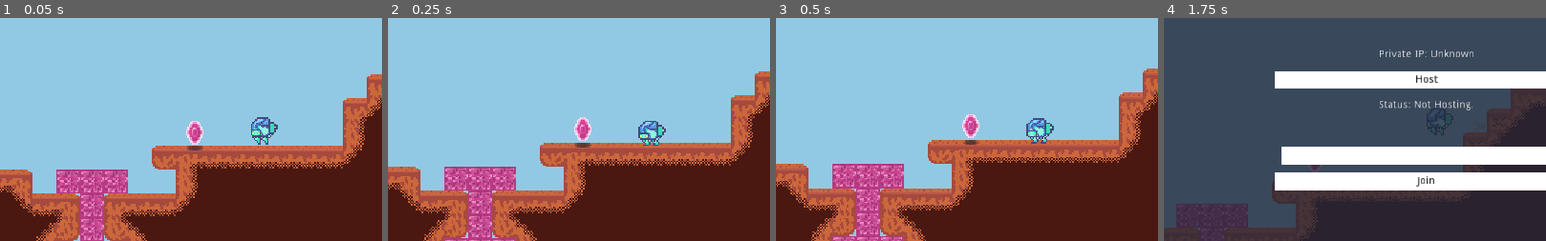
Above: before the commit, frames 1-4 (left to right).
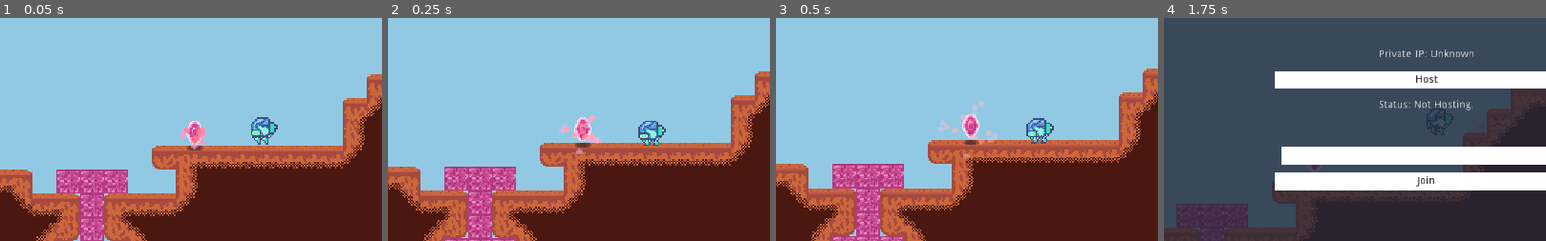
Above: after the commit, the same moments.

Repository: MichaelRRyan/Mecha-Miners
Game: Godot game, scene res://scenes/Gameplay.tscn
Two runs of this game, one before a commit and one after it. Both use one fixed random seed, a clock stepped at 60 frames per second and the inputs below.
Inputs (mouse positions are % of the whole screen's width and height, from its top left):
- Up to frame 1 (0.05 s): no input
- Up to frame 2 (0.25 s): no input
- Up to frame 3 (0.5 s): no input
- Up to frame 4 (1.75 s): tap Enter at 0.5 s; move the mouse to (72, 45) at 0.52 s; press the mouse at (72, 45) at 0.53 s; hold D (move_right) 0.53-1.28 s; tap W (jump) at 0.77, 1.52 s; move the mouse to (30, 55) at 1.27 s; release the mouse at (30, 55) at 1.28 s; hold A (move_left) from 1.28 s (still down); tap H (toggle_network_panel) at 1.35 s
The pictures show only the part of the screen within x 16-66%, y 25-75%; the shares and areas given below are measured in that part.

The runs differ from the first frame. In frame 1, 0.3% of the frame differs, in the area x 47-54%, y 48-59%; in frame 2, 0.4%; in frame 3, 0.4%, in the area x 42-58%, y 37-64%; in frame 4, nothing differs.

Commit message:
Added particles on shard spawn and fixed positioning

Diff:
--- a/scripts/CrystalShard.gd
+++ b/scripts/CrystalShard.gd
@@ -2,6 +2,7 @@
 
 func _ready():
 	$Animator.play("bob")
+	$PickupParticles.restart()
 
 
 func _on_Area2D_body_entered(body):
@@ -12,10 +13,11 @@
 
 
 func __on_picked_up():
-	$Sprite.hide()
-	$ShadowSprite.hide()
-	$PickupParticles.emitting = true
-	$DestroyTimer.start()
+	if $Sprite.visible:
+		$Sprite.hide()
+		$ShadowSprite.hide()
+		$PickupParticles.restart()
+		$DestroyTimer.start()
 
 func _on_DestroyTimer_timeout():
 	queue_free()
--- a/scripts/Terrain.gd
+++ b/scripts/Terrain.gd
@@ -97,7 +97,7 @@
 
 	if TileType.Crystal == type:
 		var crystal = CrystalShard.instance()
-		crystal.position = tile_position * 16.0 + Vector2(8.0, 8.0)
+		crystal.position = tile_position * 16.0 + Vector2(8.0, 9.0)
 		add_child(crystal)
 
 	# Removes the cell and updates the surrounding cells.
